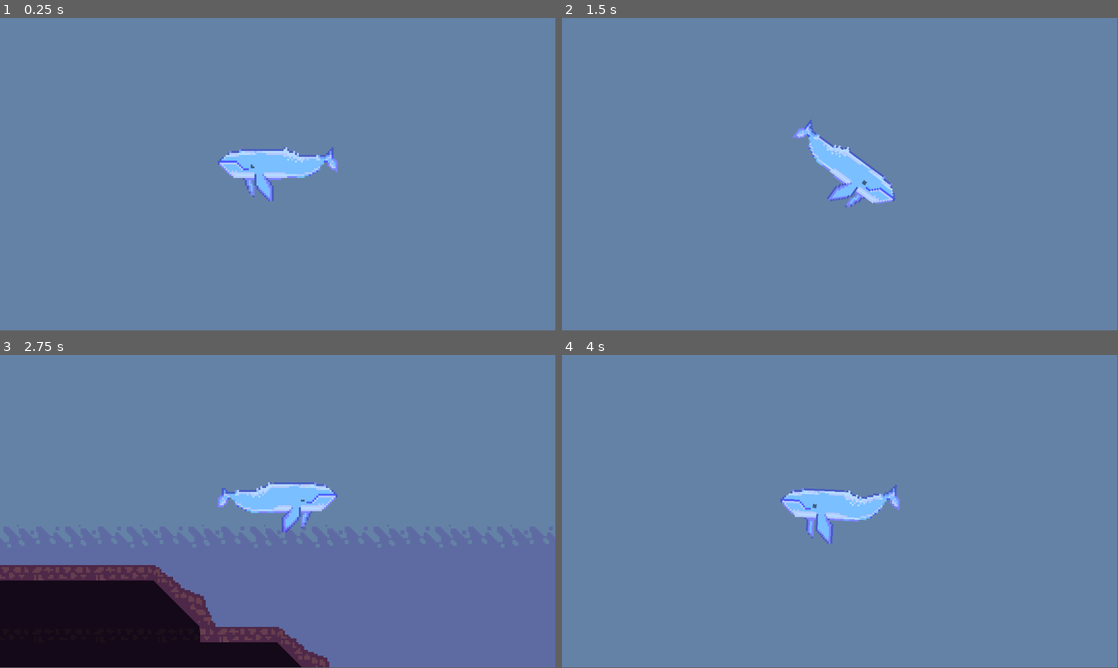
Above: before the commit, frames 1-4 (two rows, left to right).
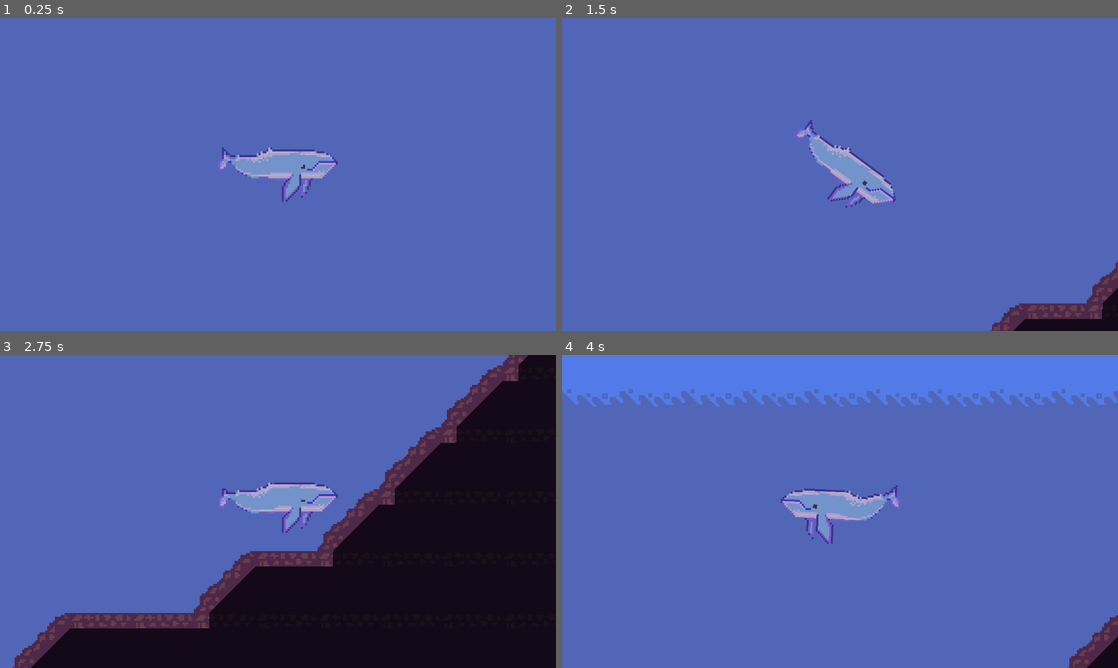
Above: after the commit, the same moments.

Repository: milana-94888u/revenge-of-the-deep
Game: Godot game, scene res://src/world/world.tscn
Two runs of this game, one before a commit and one after it. Both use one fixed random seed, a clock stepped at 60 frames per second and the inputs below.
Inputs:
- Up to frame 1 (0.25 s): no input
- Up to frame 2 (1.5 s): hold Right (ui_right) 0.53-1.28 s; hold Down (ui_down) from 1.28 s (still down)
- Up to frame 3 (2.75 s): release Down (ui_down) at 2.03 s; hold Right (ui_right) from 2.03 s (still down)
- Up to frame 4 (4 s): release Right (ui_right) at 2.78 s; hold Up (ui_up) 2.78-3.53 s; hold Left (ui_left) from 3.53 s (still down)
In our replay, the window is 799x449 before the commit and 800x450 after it. These sizes can differ from the game's own. Grey fills any space a smaller window leaves; there, only what the larger window draws over its background counts as a difference.

The runs differ from the first frame. In frame 1, 99% of the frame differs, in the area x 0-100%, y 0-100%; in frame 2, 100%; in frame 3, 89%; in frame 4, 100%.

Commit message:
simple background

Diff:
--- a/project.godot
+++ b/project.godot
@@ -15,7 +15,13 @@
 config/features=PackedStringArray("4.1", "GL Compatibility")
 config/icon="res://icon.svg"
 
+[display]
+
+window/size/mode=3
+window/stretch/mode="viewport"
+
 [rendering]
 
 renderer/rendering_method="gl_compatibility"
 renderer/rendering_method.mobile="gl_compatibility"
+environment/defaults/default_clear_color=Color(0.529412, 0.807843, 0.921569, 1)
--- a/src/whale/whale.tscn
+++ b/src/whale/whale.tscn
@@ -86,12 +86,12 @@
 height = 70.0
 
 [node name="Whale" type="CharacterBody2D"]
+texture_filter = 1
 script = ExtResource("1_oi7cb")
 
 [node name="AnimatedSprite2D" type="AnimatedSprite2D" parent="."]
 sprite_frames = SubResource("SpriteFrames_s6iue")
 frame_progress = 0.752209
-flip_h = true
 
 [node name="CollisionShape2D" type="CollisionShape2D" parent="."]
 position = Vector2(0, -2)
--- /dev/null
+++ b/src/world/parallax_background.tscn
@@ -0,0 +1,15 @@
+[gd_scene load_steps=2 format=3 uid="uid://dpfenrsreu3j4"]
+
+[ext_resource type="Texture2D" uid="uid://dfjplg1h0bgys" path="res://assets/background/layers/far.png" id="1_i4l5b"]
+
+[node name="ParallaxBackground" type="ParallaxBackground"]
+scroll_ignore_camera_zoom = true
+
+[node name="Far" type="ParallaxLayer" parent="."]
+texture_filter = 1
+scale = Vector2(3, 3)
+
+[node name="Sprite2D" type="Sprite2D" parent="Far"]
+scale = Vector2(4.513, 3.375)
+texture = ExtResource("1_i4l5b")
+centered = false
--- a/src/world/world.tscn
+++ b/src/world/world.tscn
@@ -1,6 +1,7 @@
-[gd_scene load_steps=8 format=3 uid="uid://dg0dmwxqqnjh2"]
+[gd_scene load_steps=9 format=3 uid="uid://dg0dmwxqqnjh2"]
 
 [ext_resource type="Texture2D" uid="uid://bngvqwqh6gaq" path="res://assets/tiles/water.png" id="1_b6be4"]
+[ext_resource type="Texture2D" uid="uid://dfjplg1h0bgys" path="res://assets/background/layers/far.png" id="1_qdo55"]
 [ext_resource type="PackedScene" uid="uid://dya0egt7juqx3" path="res://src/whale/whale.tscn" id="2_wfaic"]
 
 [sub_resource type="OccluderPolygon2D" id="OccluderPolygon2D_rlc6v"]
@@ -118,6 +119,17 @@
 [node name="World" type="Node2D"]
 texture_filter = 1
 
+[node name="ParallaxBackground" type="ParallaxBackground" parent="."]
+
+[node name="Far" type="ParallaxLayer" parent="ParallaxBackground"]
+texture_filter = 1
+
+[node name="Far" type="Sprite2D" parent="ParallaxBackground/Far"]
+position = Vector2(0, 2)
+scale = Vector2(18, 6)
+texture = ExtResource("1_qdo55")
+centered = false
+
 [node name="TileMap" type="TileMap" parent="."]
 tile_set = SubResource("TileSet_xmf07")
 format = 2
@@ -142,4 +154,4 @@
 
 [node name="Whale" parent="." instance=ExtResource("2_wfaic")]
 z_index = -100
-position = Vector2(574, 110)
+position = Vector2(2507, 788)
--- /dev/null
+++ b/test_parallax.gd
@@ -0,0 +1,5 @@
+extends Node2D
+
+
+func _process(delta: float) -> void:
+	$CanvasLayer/Label.text = str($Whale.position)
--- /dev/null
+++ b/test_parallax.tscn
@@ -0,0 +1,31 @@
+[gd_scene load_steps=4 format=3 uid="uid://dcp81oo8fqj2t"]
+
+[ext_resource type="Texture2D" uid="uid://dfjplg1h0bgys" path="res://assets/background/layers/far.png" id="1_fmutl"]
+[ext_resource type="Script" path="res://test_parallax.gd" id="1_wfrkw"]
+[ext_resource type="PackedScene" uid="uid://dya0egt7juqx3" path="res://src/whale/whale.tscn" id="2_6kku6"]
+
+[node name="TestParallax" type="Node2D"]
+script = ExtResource("1_wfrkw")
+
+[node name="ParallaxBackground" type="ParallaxBackground" parent="."]
+
+[node name="ParallaxLayer" type="ParallaxLayer" parent="ParallaxBackground"]
+texture_filter = 1
+motion_scale = Vector2(1, 0.2)
+motion_offset = Vector2(0, 324)
+motion_mirroring = Vector2(1152, 0)
+
+[node name="Far" type="Sprite2D" parent="ParallaxBackground/ParallaxLayer"]
+position = Vector2(576, 324)
+scale = Vector2(4.5, 3.375)
+texture = ExtResource("1_fmutl")
+
+[node name="Whale" parent="." instance=ExtResource("2_6kku6")]
+position = Vector2(571, 316)
+
+[node name="CanvasLayer" type="CanvasLayer" parent="."]
+
+[node name="Label" type="Label" parent="CanvasLayer"]
+offset_right = 440.0
+offset_bottom = 192.0
+theme_override_font_sizes/font_size = 60
